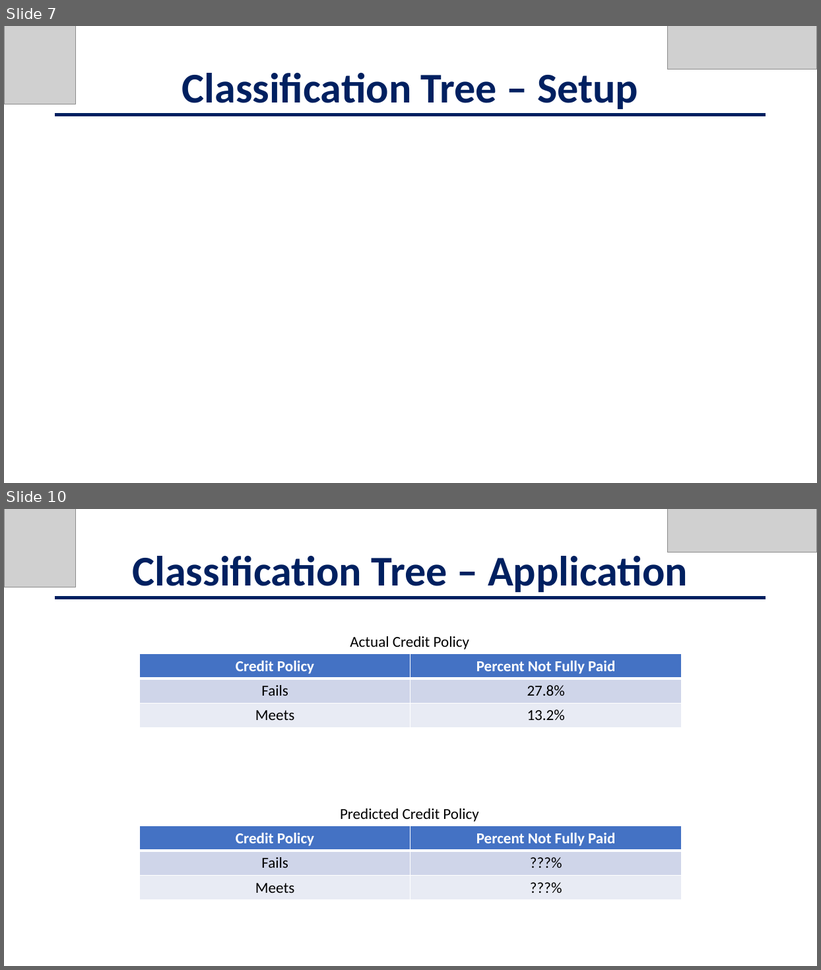
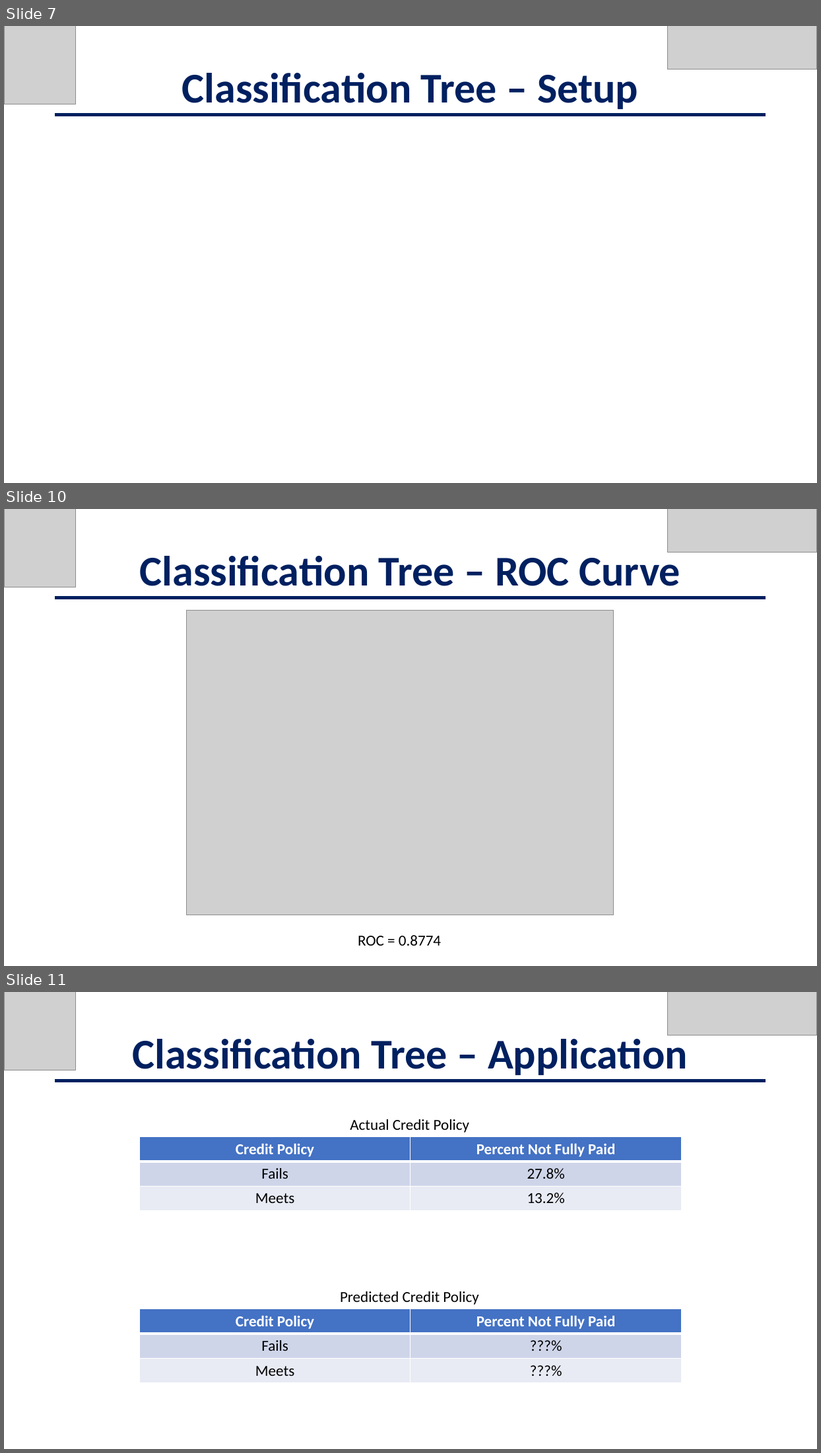
Before and after one commit to jschild01/JMB_DATS_6101, a slide deck: Project2/EDA_LendingClub_Slides - Project 2.pptx. Shown one above the other, each under a label of ours: slides 7 and 10 before the commit, slides 7, 10 and 11 after it; the slides between them are not shown. The pictures are 821x970 and 821x1453 pixels, drawn with LibreOffice and Linux fonts; fonts in the diff are those of the drawing; grey boxes stand for pictures. Boxes give left, top, right and bottom in pixels: in the first picture for what was removed or moved away, otherwise in the second. Text is boxed around its words. In the diff, an @@ line names an element or a change of style, - is before the commit and + after.

```diff
--- a/Project2/EDA_LendingClub_Slides - Project 2.pptx
+++ b/Project2/EDA_LendingClub_Slides - Project 2.pptx
@@ slide 10 added at bbox=[4, 509, 817, 966], background #FFFFFF @@
@@ picture added at bbox=[4, 509, 75, 588] @@
@@ picture added at bbox=[668, 509, 817, 553] @@
@@ text added at bbox=[140, 550, 680, 586], 50 pt, text #002060, bold @@
+Classification Tree – ROC Curve
@@ line added from (55, 598) to (766, 598), #002060 4.5 pt @@
@@ picture added at bbox=[187, 610, 614, 916] @@
@@ text added at bbox=[358, 935, 441, 946], 18 pt, text #000000 @@
+ROC = 0.8774
@@ what was slide 10 is now slide 11 @@
```
Also in this commit, not shown: 9 slides changed, 7 other slides added.
